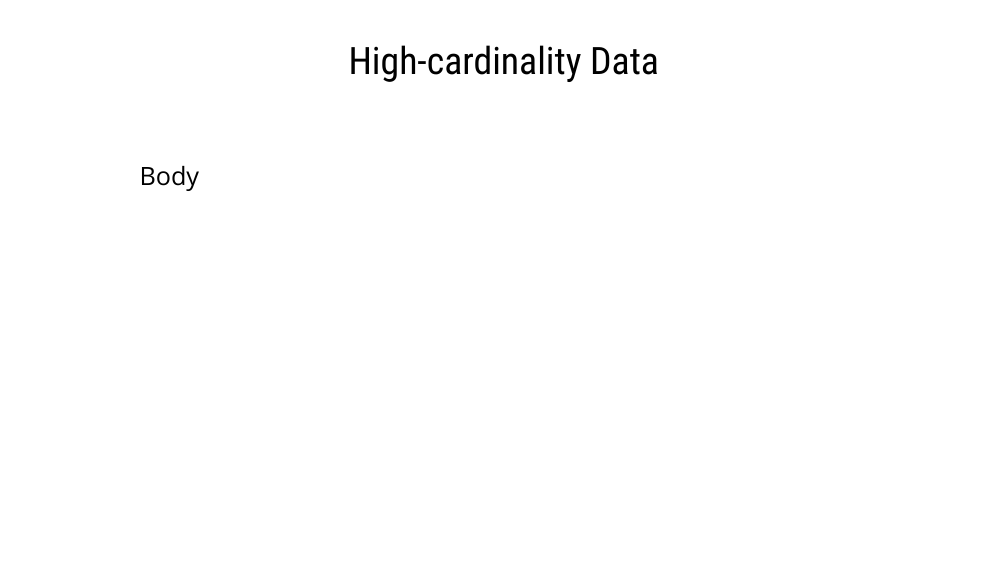
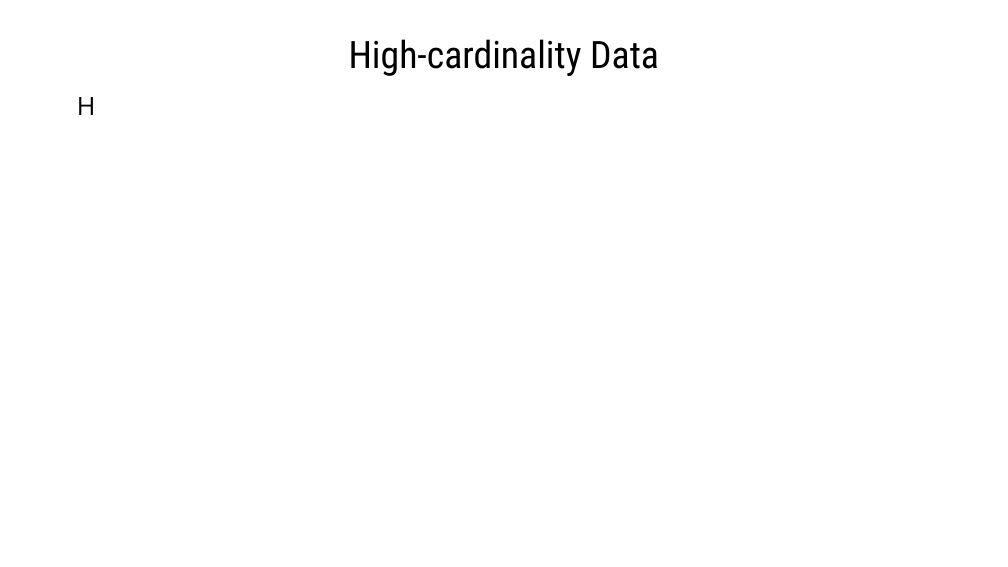
Before and after one commit to gmrr40058/data-science-ml-python-ostad, a slide deck: slide 9 of My Note and Practice/Text to Numerical Data Conversion/Categorical(Text to Numeric) data conversion-CTtN/Categorical Data.pptx (slide 8 before the commit). Drawn at 1008x567 pixels with LibreOffice and Linux fonts; fonts in the diff are those of the drawing. Boxes give left, top, right and bottom in pixels: in the first picture for what was removed or moved away, otherwise in the second. Text is boxed around its words. In the diff, an @@ line names an element or a change of style, - is before the commit and + after.

Commit message:
Slide titles have been added.

```diff
--- a/My Note and Practice/Text to Numerical Data Conversion/Categorical(Text to Numeric) data conversion-CTtN/Categorical Data.pptx
+++ b/My Note and Practice/Text to Numerical Data Conversion/Categorical(Text to Numeric) data conversion-CTtN/Categorical Data.pptx
@@ title "High-cardinality Data" at (x1=349, y1=39, x2=659, y2=76): line spacing 1 to 0.9; vertical alignment top to middle @@
@@ text added at (x1=77, y1=97, x2=96, y2=115), 24 pt, text #000000 @@
+H
@@ text removed at (x1=140, y1=166, x2=200, y2=191) @@
-Body
```
Also in this commit, not shown: 7 other slides changed, 4 slides added, 17 slides removed.
